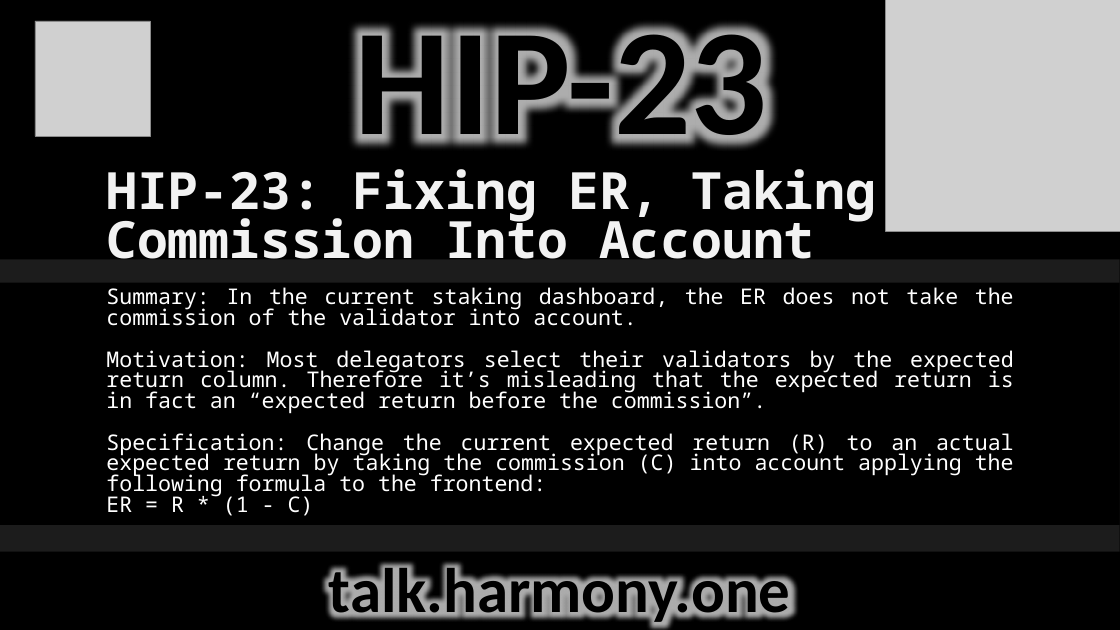
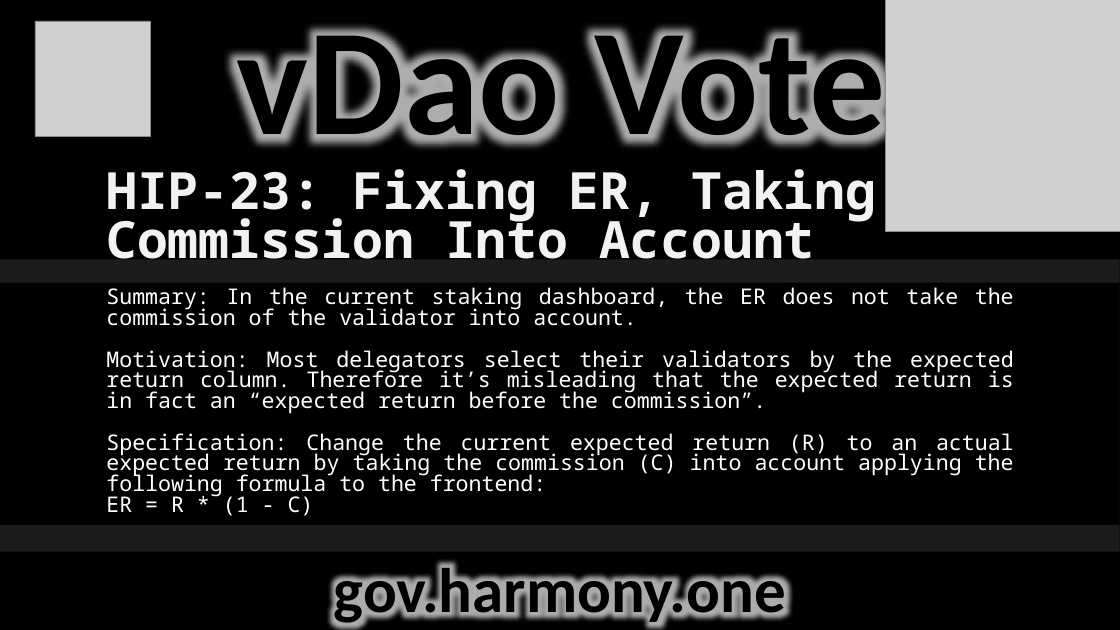
Before and after one commit to harmony-one-vdao/dao_twitter, a slide deck: slide 1 of send_data/media/HIP/hip23.pptx. Drawn at 1120x630 pixels with LibreOffice and Linux fonts; fonts in the diff are those of the drawing; grey boxes stand for pictures; background and template pictures are left out. Boxes give left, top, right and bottom in pixels: in the first picture for what was removed or moved away, otherwise in the second. Text is boxed around its words. In the diff, an @@ line names an element or a change of style, - is before the commit and + after.

Commit message:
[ADD] HIP23 Vote, telegram msg frame

```diff
--- a/send_data/media/HIP/hip23.pptx
+++ b/send_data/media/HIP/hip23.pptx
@@ text at <box>237,27,885,147</box>: text changed @@
-HIP-23
+vDao Vote
@@ text at <box>334,562,786,627</box>: text changed @@
-talk.harmony.one
+gov.harmony.one
```
Also in this commit, not shown: 6 other files.
